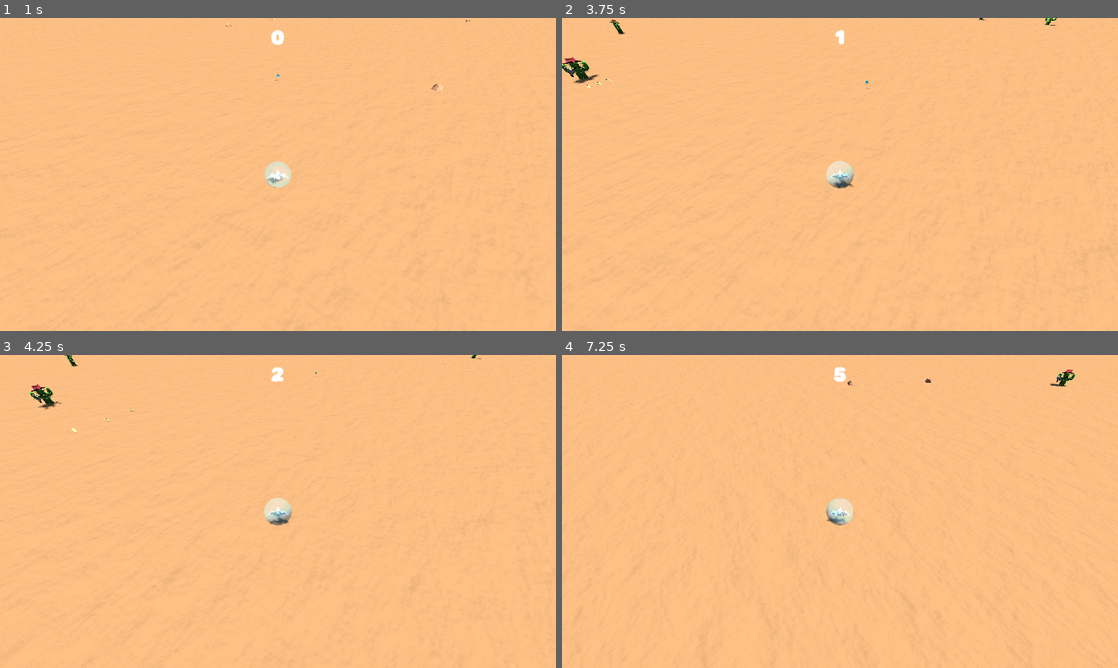
Above: before the commit, frames 1-4 (two rows, left to right).
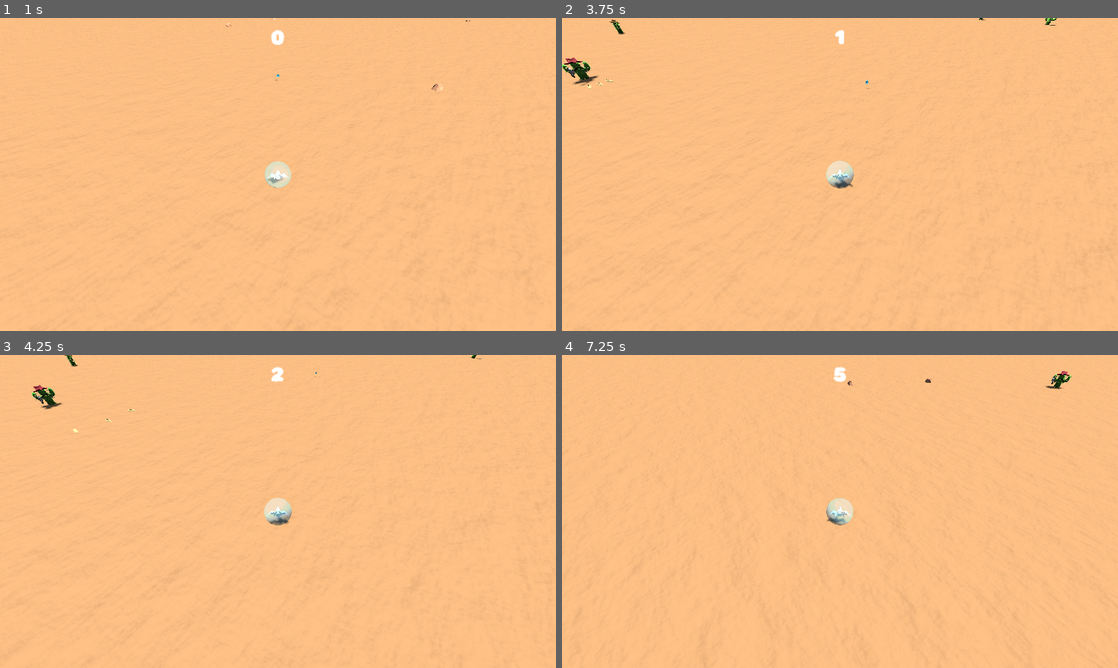
Above: after the commit, the same moments.

Repository: dicemaster5/BubbleSurvivors
Game: Godot game, scene res://scenes/world.tscn
The game is run twice, just before and just after one commit, with the same random seed, the same clock (stepped at 60 frames per second) and the same inputs.
Inputs:
- Up to frame 1 (1 s): tap Enter at 0.5 s; hold W (move_up) from 0.53 s (still down); hold Tab (change_weapon) from 0.53 s (still down)
- Up to frame 2 (3.75 s): release Tab (change_weapon) at 1.28 s; tap Tab (change_weapon) at 1.35, 2.85 s; tap R (quick_restart) at 2 s; release W (move_up) at 2.03 s; hold Tab (change_weapon) 2.03-2.78 s; hold A (move_left) 2.03-3.53 s; hold S (move_down) from 3.53 s (still down); hold Tab (change_weapon) from 3.53 s (still down)
- Up to frame 3 (4.25 s): keep holding S (move_down); keep holding Tab (change_weapon)
- Up to frame 4 (7.25 s): release S (move_down) at 4.28 s; release Tab (change_weapon) at 4.28 s; hold D (move_right) 4.28-5.03 s; tap Tab (change_weapon) at 4.35, 5.85 s; hold W (move_up) 5.03-5.78 s; hold Tab (change_weapon) 5.03-5.78 s; hold D (move_right) from 5.78 s (still down); hold Tab (change_weapon) from 6.53 s (still down)

Frame 1 is identical in both runs. In frame 2, 0.2% of the frame differs, in the area x 0-10%, y 12-23%; in frame 3, 0.2%, in the area x 5-25%, y 9-26%; in frame 4, 0.2%.

Commit message:
Adjust cacti speeds

Diff:
--- a/scenes/enemy.gd
+++ b/scenes/enemy.gd
@@ -33,7 +33,8 @@
 
 	value = max(int(float(value) * scale_factor), 1)
 
-	speed *= 1.0 / pow(scale_factor, 4.0)
+	speed = 0.5 + speed * (1.0 / pow(scale_factor, 4.0))
+	speed = clamp(speed, 0.5, 3.0)
 
 	$Damageable.scale_max_health(scale_factor)
 
Not shown: 1 places in materials/bubble_purple.tres that only renumber resources
Not shown: 1 places in materials/bubble_red.tres that only renumber resources
Not shown, changed: models/environment/Windmill.glb.import
Not shown: 1 places in scenes/enemy.tscn that only renumber resources
